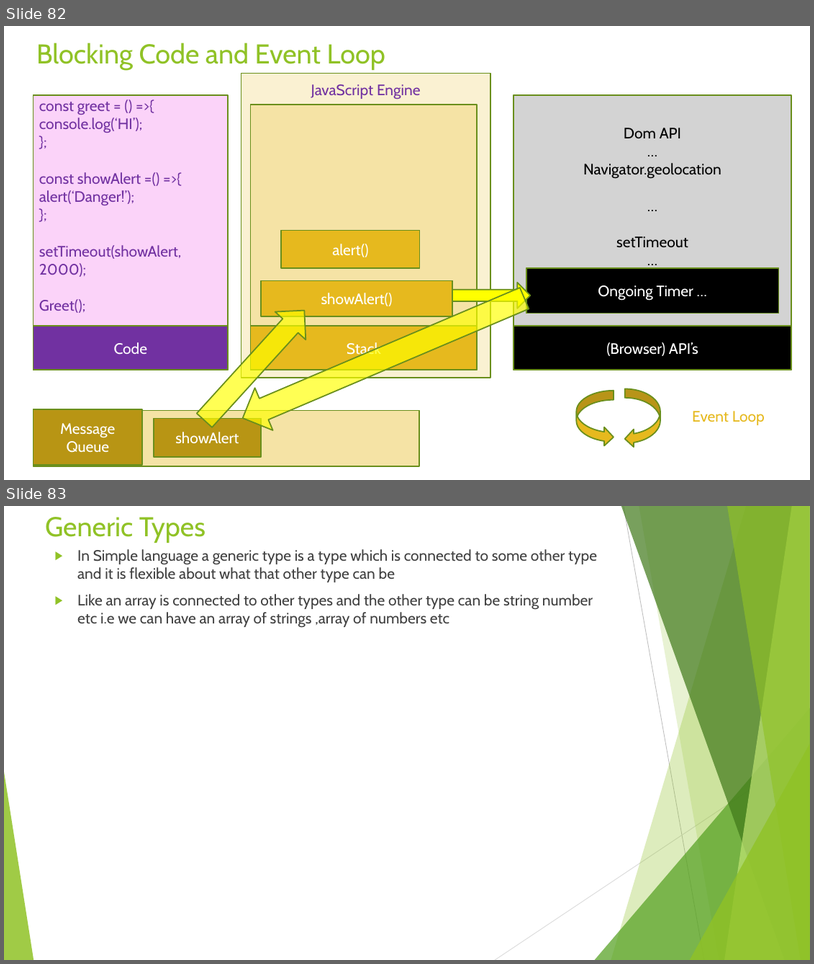
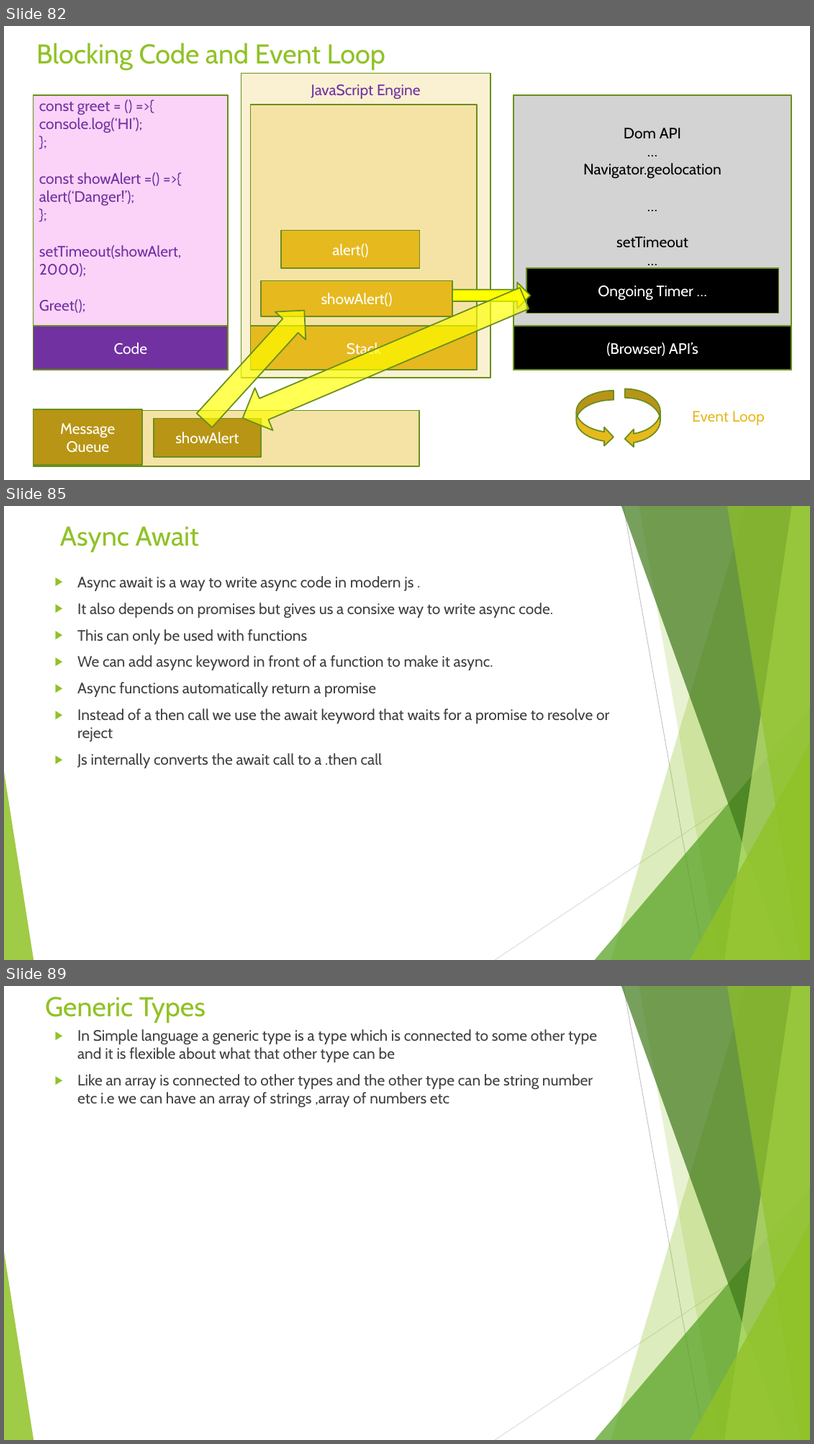
Before and after one commit to rudhrainfogain/TypeScript, a slide deck: PPT/TypeScriptv7.pptx. Shown one above the other, each under a label of ours: slides 82 and 83 before the commit, slides 82, 85 and 89 after it; the slides between them are not shown. The pictures are 814x964 and 814x1444 pixels, drawn with LibreOffice and Linux fonts; fonts in the diff are those of the drawing. Boxes give left, top, right and bottom in pixels: in the first picture for what was removed or moved away, otherwise in the second. Text is boxed around its words. In the diff, an @@ line names an element or a change of style, - is before the commit and + after.

```diff
--- a/PPT/TypeScriptv7.pptx
+++ b/PPT/TypeScriptv7.pptx
@@ slide 85 added at (x1=4, y1=506, x2=810, y2=960), background #FFFFFF; not listed: 10 template elements that a slide beside it also shows @@
@@ title added at (x1=60, y1=526, x2=199, y2=552), 32.4 pt, text #90C226 @@
+Async Await
@@ text added at (x1=77, y1=576, x2=610, y2=768), 18 pt, text #404040 @@
+▶ Async await is a way to write async code in modern js .
+▶ It also depends on promises but gives us a consixe way to write async code.
+▶ This can only be used with functions
+▶ We can add async keyword in front of a function to make it async.
+▶ Async functions automatically return a promise
+▶ Instead of a then call we use the await keyword that waits for a promise to resolve or reject
+▶ Js internally converts the await call to a .then call
@@ what was slide 83 is now slide 89 @@
```
Also in this commit, not shown: 5 other slides added, 3 other files.
